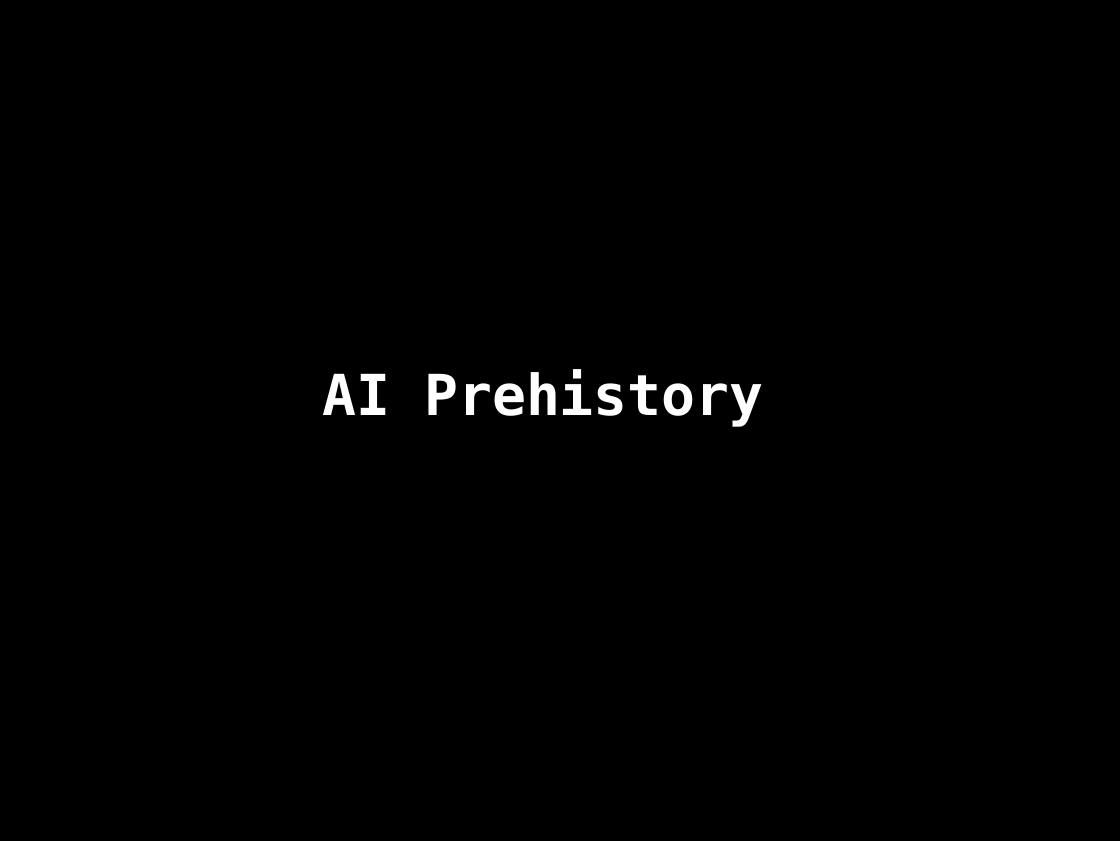
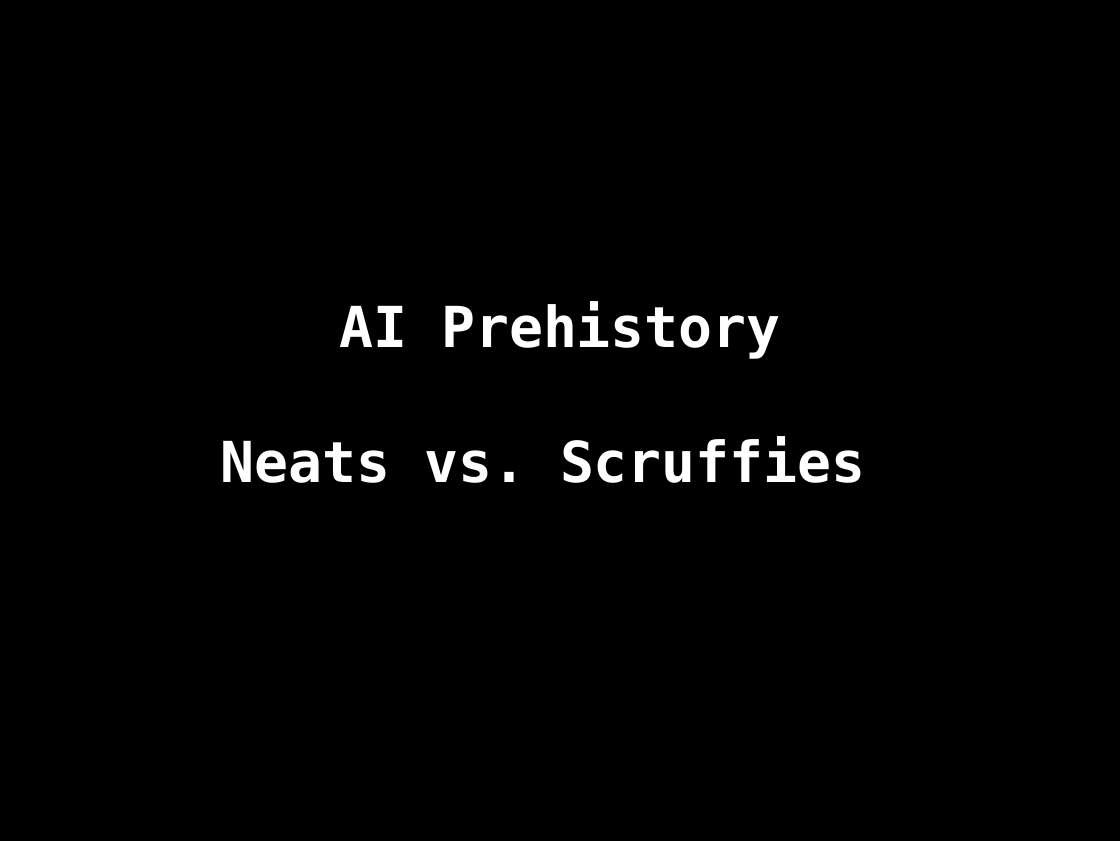
Before and after one commit to danja/hyperdata-2015, a slide deck: slide 4 of docs/salzburg/slides.odp. Drawn at 1120x841 pixels with LibreOffice and Linux fonts; fonts in the diff are those of the drawing. Boxes give left, top, right and bottom in pixels: in the first picture for what was removed or moved away, otherwise in the second. Text is boxed around its words. In the diff, an @@ line names an element or a change of style, - is before the commit and + after.

```diff
--- a/docs/salzburg/slides.odp
+++ b/docs/salzburg/slides.odp
@@ subtitle at (220,437,866,483): paragraph added @@
+Neats vs. Scruffies
```
Also in this commit, not shown: 21 other slides changed, 25 slides added, 14 slides removed, 17 other files.
